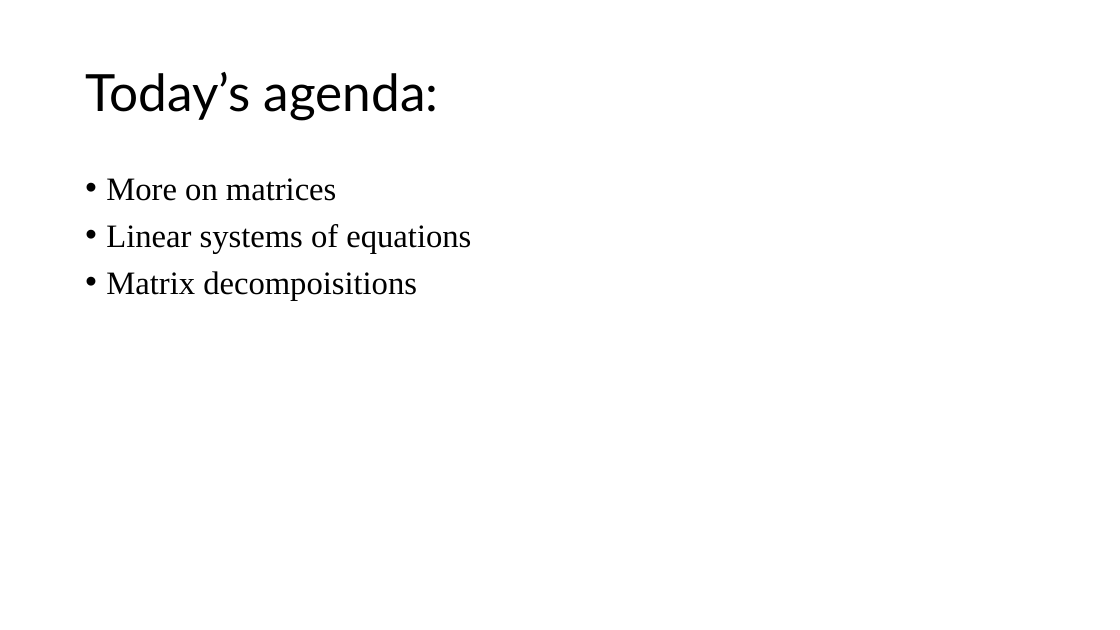
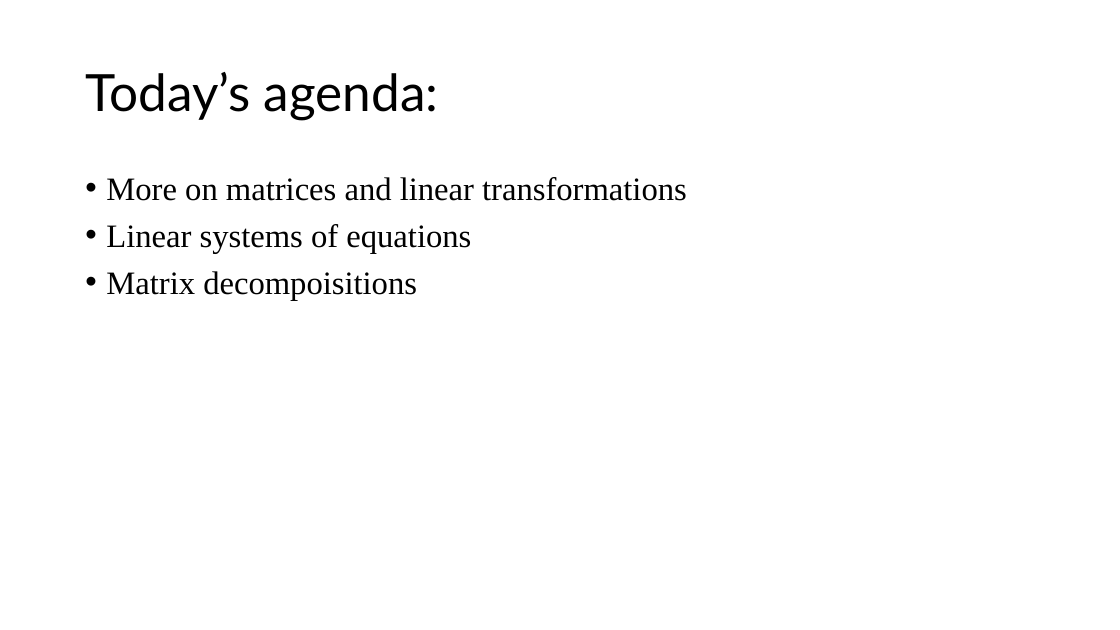
Before and after one commit to simenkva/esqc_math, a slide deck: slide 2 of lectures/ESQC Math 2026 Lecture 2.pptx. Drawn at 1120x630 pixels with LibreOffice and Linux fonts; fonts in the diff are those of the drawing. Boxes give left, top, right and bottom in pixels: in the first picture for what was removed or moved away, otherwise in the second. Text is boxed around its words. In the diff, an @@ line names an element or a change of style, - is before the commit and + after.

```diff
--- a/lectures/ESQC Math 2026 Lecture 2.pptx
+++ b/lectures/ESQC Math 2026 Lecture 2.pptx
@@ text at (x1=106, y1=177, x2=687, y2=201): text changed @@
-• More on matrices
+• More on matrices and linear transformations
```
Also in this commit, not shown: 1 other slide changed, 14 other files.
